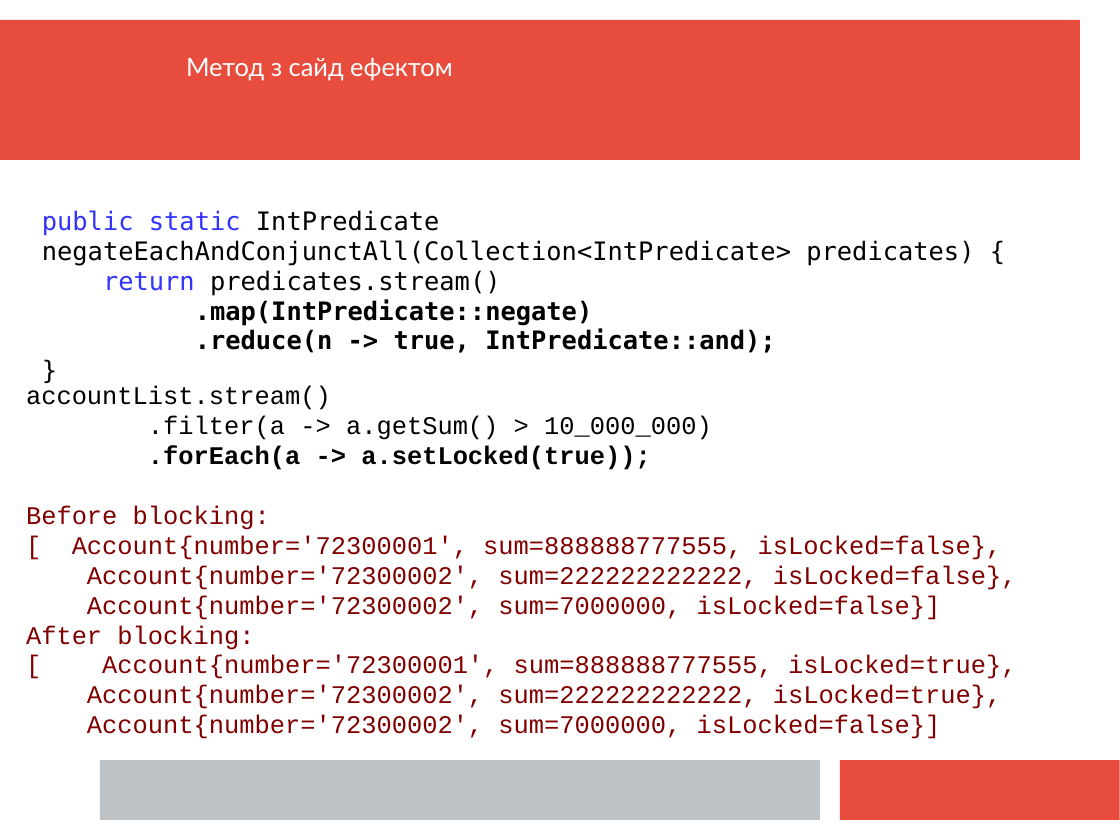
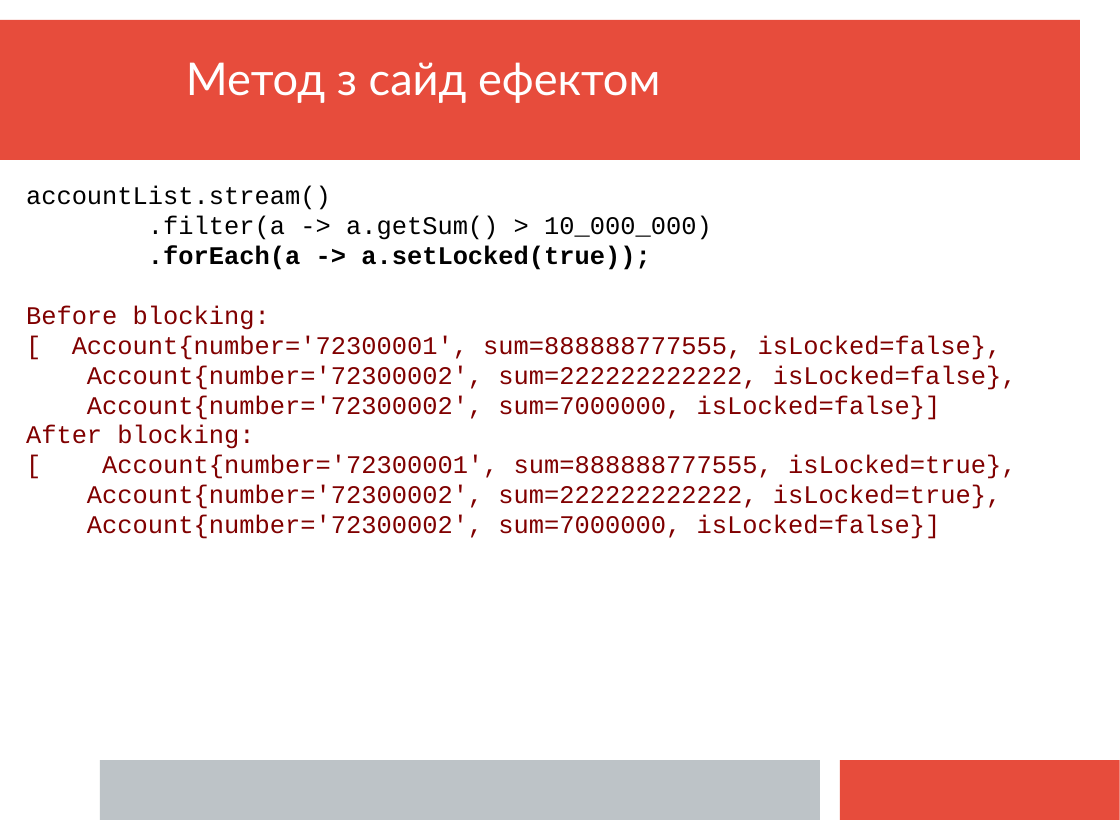
Before and after one commit to mecchmatProjects/JavaCourse, a slide deck: slide 57 of JavaTutorUkr9.ppt (slide 55 before the commit). Drawn at 1120x840 pixels with LibreOffice and Linux fonts; fonts in the diff are those of the drawing. Boxes give left, top, right and bottom in pixels: in the first picture for what was removed or moved away, otherwise in the second. Text is boxed around its words. In the diff, an @@ line names an element or a change of style, - is before the commit and + after.

```diff
--- a/JavaTutorUkr9.ppt
+++ b/JavaTutorUkr9.ppt
@@ text "Метод з сайд ефектом" at bbox=[186, 62, 660, 103]: size 18 to 32 pt @@
@@ text "accountList.stream()": place and size @@
-text "accountList.stream()" at bbox=[26, 386, 1017, 739]
+text "accountList.stream()" at bbox=[26, 186, 1017, 539]
@@ text removed at bbox=[42, 210, 974, 353] @@
-public static IntPredicate negateEachAndConjunctAll(Collection<IntPredicate> predicates) {
-return predicates.stream()
-.map(IntPredicate::negate)
-.reduce(n -> true, IntPredicate::and);
-}
```
Also in this commit, not shown: 24 other slides changed, 21 slides added.
